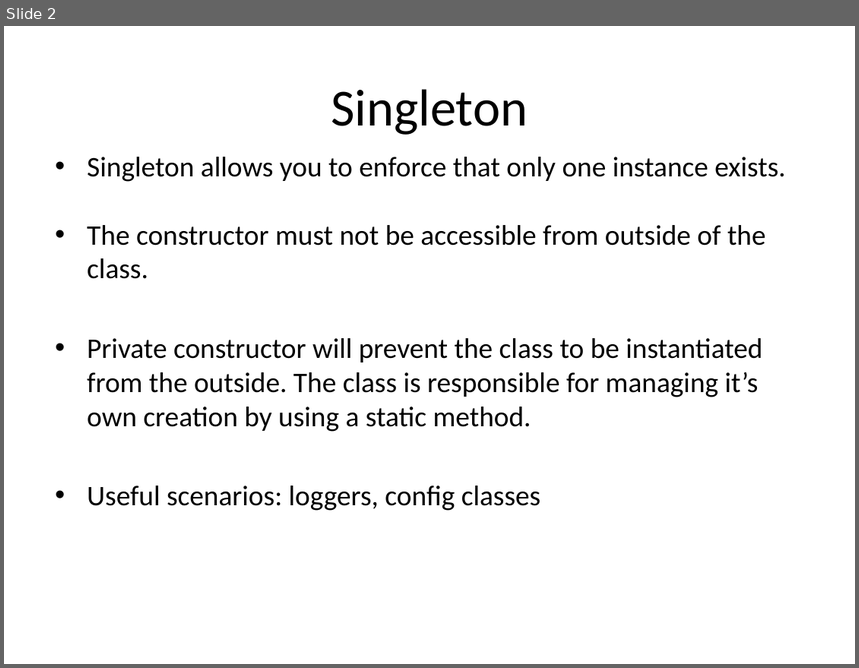
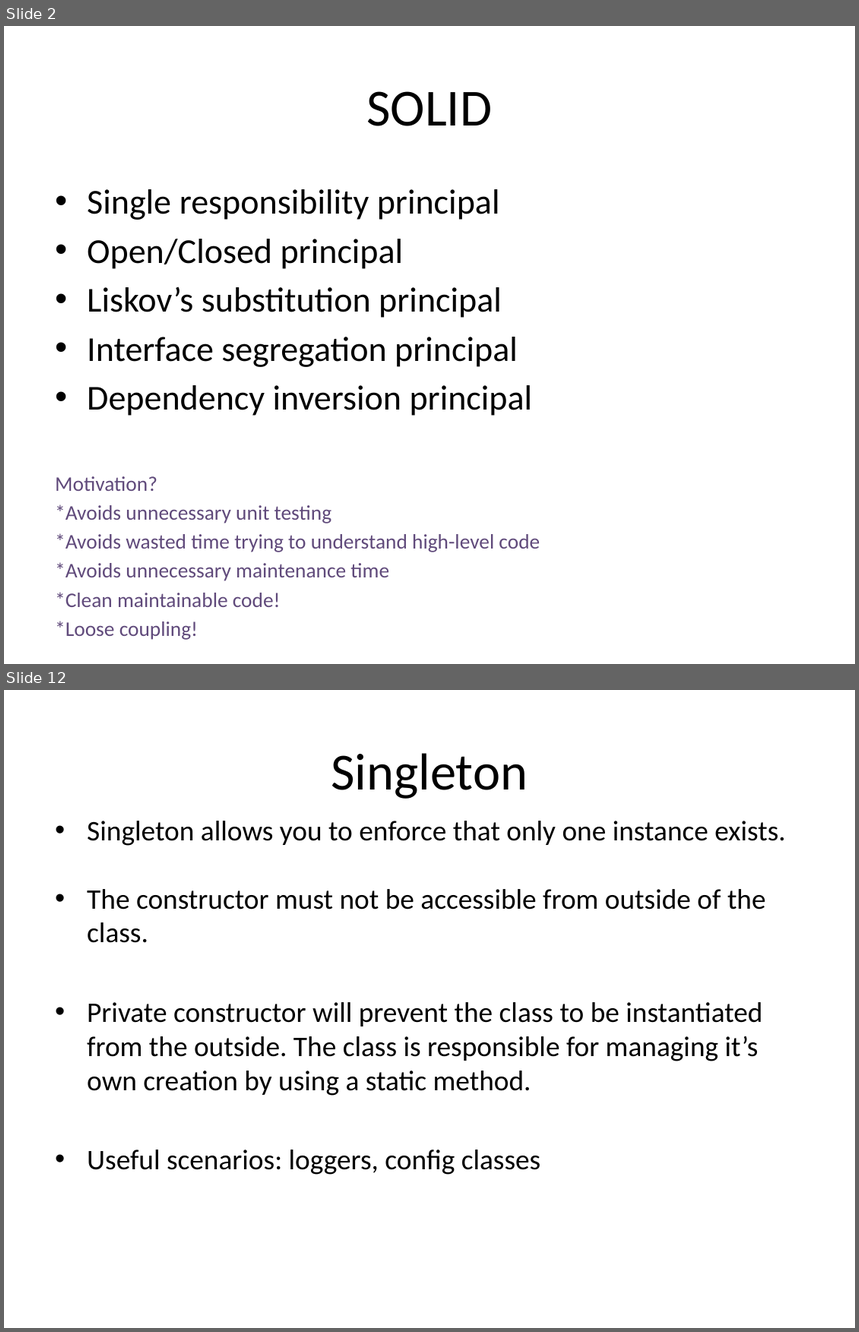
Before and after one commit to BBK-SDP-2015-kokamo01/Design-Patterns, a slide deck: slides/designPatterns.pptx. Shown one above the other, each under a label of ours: slide 2 before the commit, slides 2 and 12 after it; the slides between them are not shown. The pictures are 859x668 and 859x1332 pixels, drawn with LibreOffice and Linux fonts; fonts in the diff are those of the drawing. Boxes give left, top, right and bottom in pixels: in the first picture for what was removed or moved away, otherwise in the second. Text is boxed around its words. In the diff, an @@ line names an element or a change of style, - is before the commit and + after.

```diff
--- a/slides/designPatterns.pptx
+++ b/slides/designPatterns.pptx
@@ slide 2 added at <box>4,26,855,664</box>, background #FFFFFF @@
@@ title added at <box>367,91,492,126</box>, 44 pt, text #000000 @@
+SOLID
@@ text added at <box>55,189,540,607</box>, 17.6 pt, text #604A7B @@
+• Single responsibility principal
+• Open/Closed principal
+• Liskov’s substitution principal
+• Interface segregation principal
+• Dependency inversion principal
+Motivation?
+*Avoids unnecessary unit testing
+*Avoids wasted time trying to understand high-level code
+*Avoids unnecessary maintenance time
+*Clean maintainable code!
+*Loose coupling!
@@ what was slide 2 is now slide 12 @@
```
Also in this commit, not shown: 1 slide changed, 10 other slides added, 14 other files.
